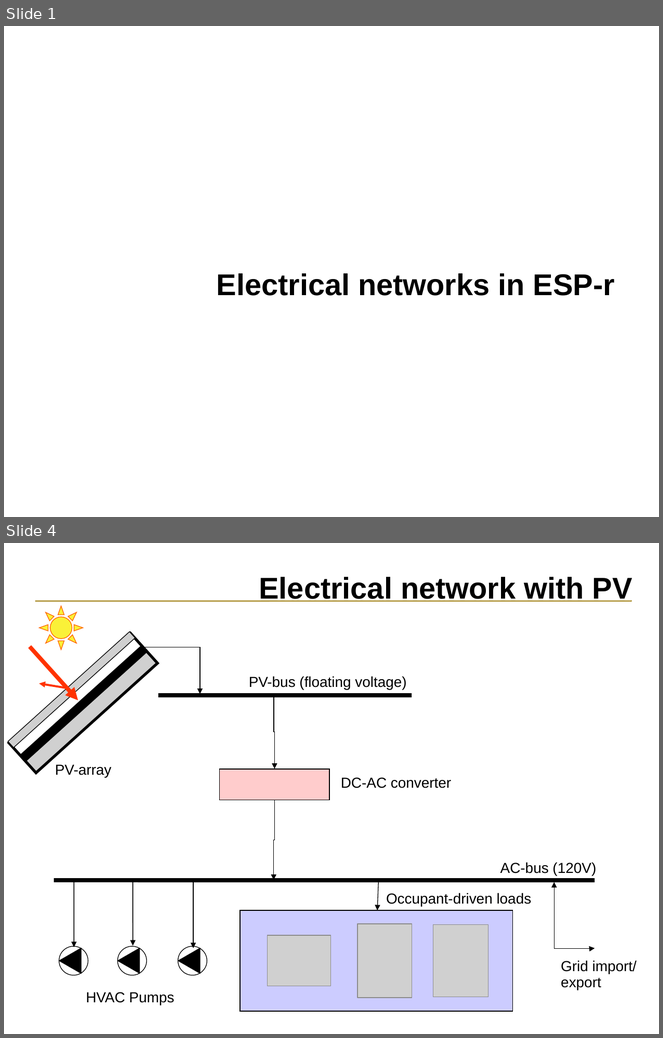
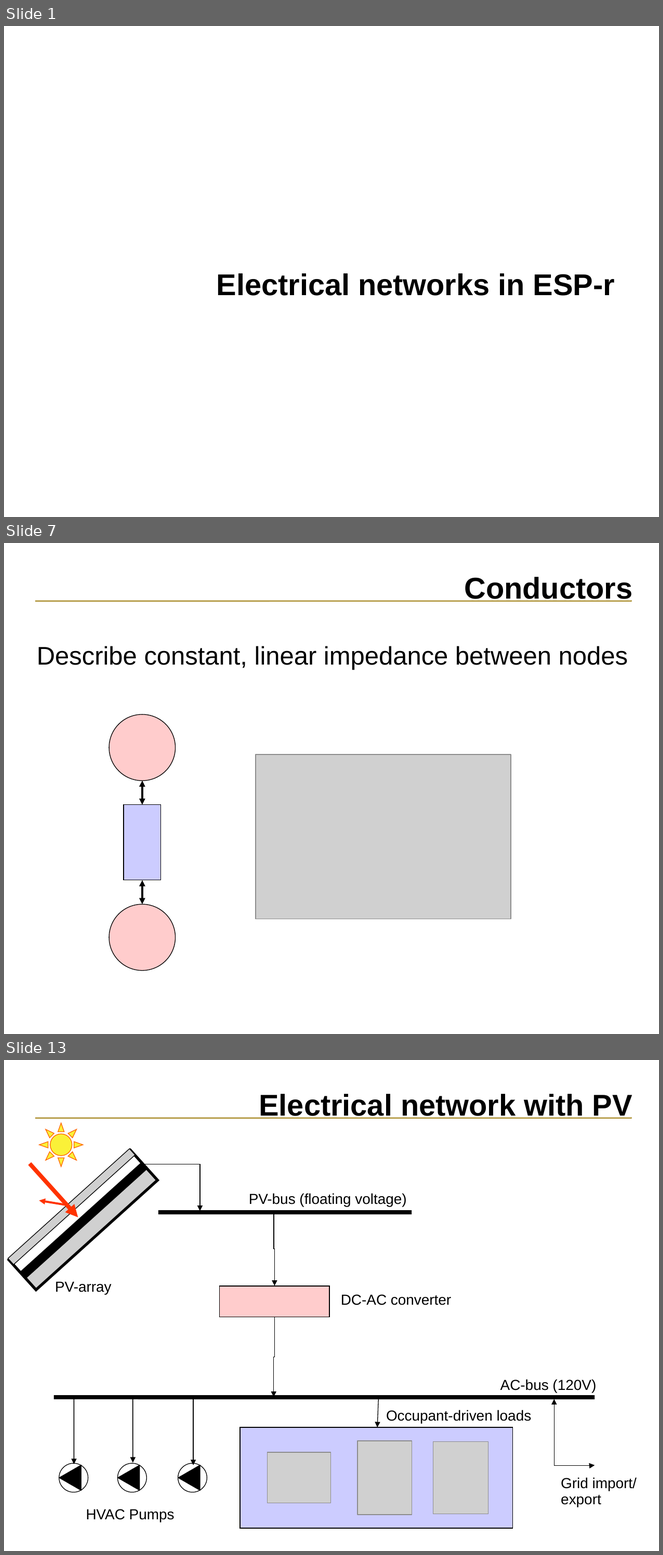
Before and after one commit to ESP-rCommunity/ESPrExtras, a slide deck: training/NRCan_course_materials/elec_network/electric_network.ppt. Shown one above the other, each under a label of ours: slides 1 and 4 before the commit, slides 1, 7 and 13 after it; the slides between them are not shown. The pictures are 663x1038 and 663x1555 pixels, drawn with LibreOffice and Linux fonts; fonts in the diff are those of the drawing; grey boxes stand for pictures; background and template pictures are left out. Boxes give left, top, right and bottom in pixels: in the first picture for what was removed or moved away, otherwise in the second. Text is boxed around its words. In the diff, an @@ line names an element or a change of style, - is before the commit and + after.

```diff
--- a/training/NRCan_course_materials/elec_network/electric_network.ppt
+++ b/training/NRCan_course_materials/elec_network/electric_network.ppt
@@ slide 7 added at box(4, 543, 659, 1034), background #FFFFFF; not listed: 1 template element that a slide beside it also shows @@
@@ title added at box(464, 577, 633, 602), 33 pt, text #000000, bold @@
+Conductors
@@ text added at box(37, 646, 628, 670), 28 pt, text #000000 @@
+Describe constant, linear impedance between nodes
@@ ellipse added at box(109, 715, 175, 781), fill #FFCCCC, outline #000000 0.74 pt @@
@@ picture added at box(256, 755, 511, 919) @@
@@ elbow double arrow added from (142, 781) to (142, 805), #000000 2.24 pt @@
@@ rectangle added at box(124, 805, 161, 880), fill #CCCCFF, outline #000000 0.74 pt @@
@@ elbow double arrow added from (142, 880) to (142, 905), #000000 2.24 pt @@
@@ ellipse added at box(109, 905, 175, 971), fill #FFCCCC, outline #000000 0.74 pt @@
@@ what was slide 4 is now slide 13 @@
```
Also in this commit, not shown: 1 slide changed, 9 other slides added, 1 slide removed.
